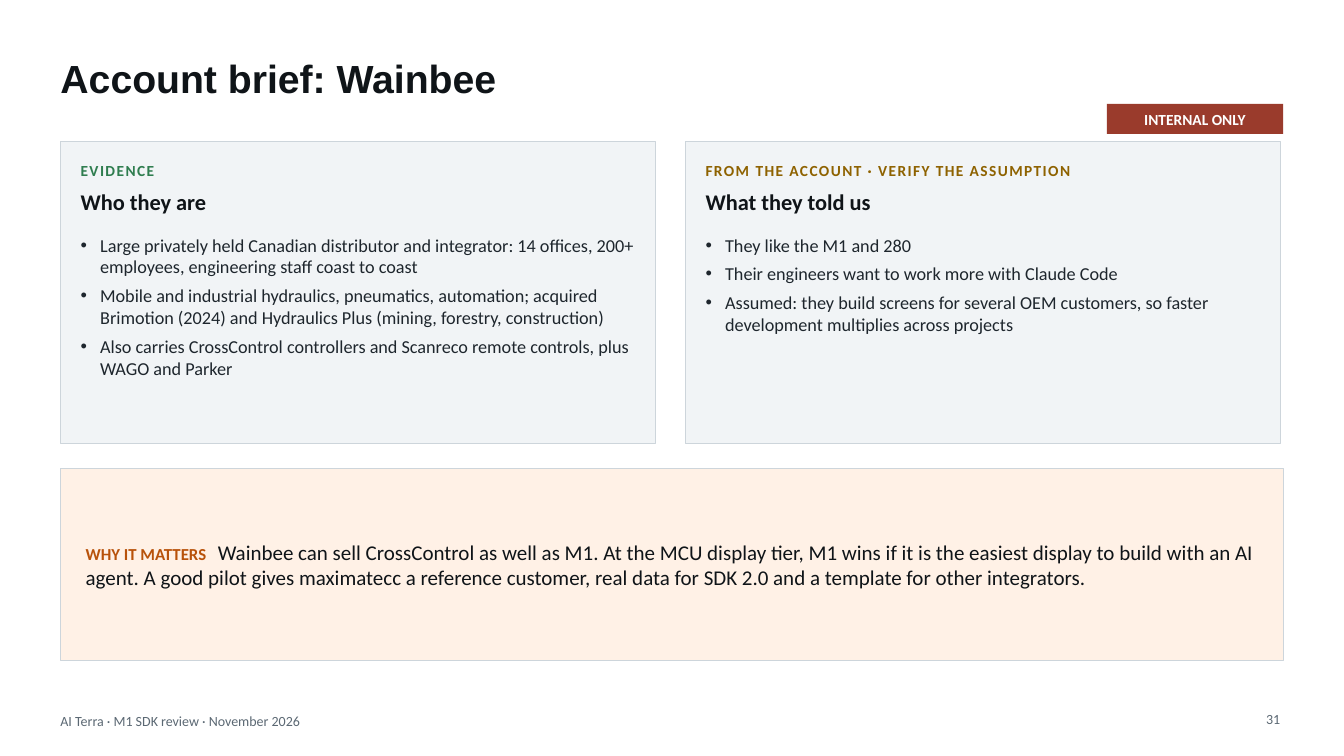
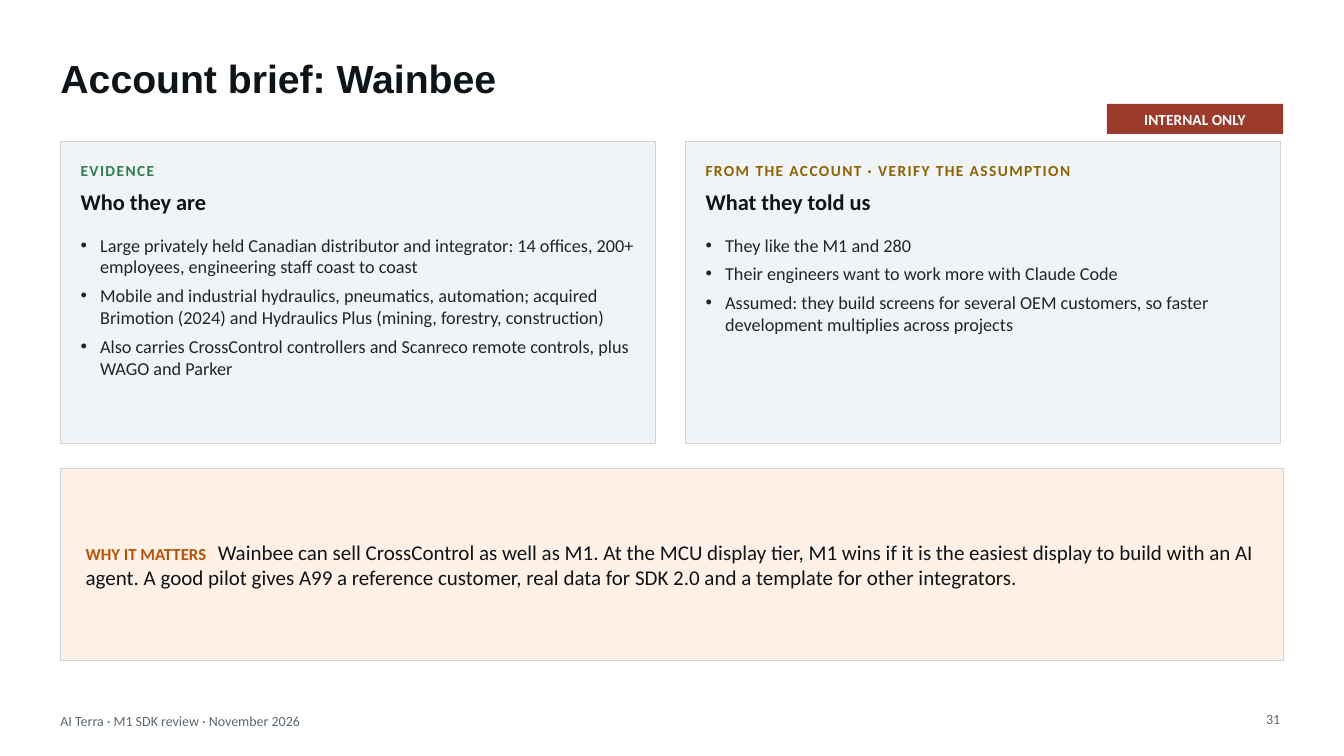
Before and after one commit to Raul-dot-valdez/max, a slide deck: slide 31 of docs/strategy/M1-SDK-review.pptx. Drawn at 1344x756 pixels with LibreOffice and Linux fonts; fonts in the diff are those of the drawing. Boxes give left, top, right and bottom in pixels: in the first picture for what was removed or moved away, otherwise in the second. Text is boxed around its words. In the diff, an @@ line names an element or a change of style, - is before the commit and + after.

```diff
--- a/docs/strategy/M1-SDK-review.pptx
+++ b/docs/strategy/M1-SDK-review.pptx
@@ text at (x1=86, y1=545, x2=1252, y2=589): text changed @@
-WHY IT MATTERS Wainbee can sell CrossControl as well as M1. At the MCU display tier, M1 wins if it is the easiest display to build with an AI agent. A good pilot gives maximatecc a reference customer, real data for SDK 2.0 and a template for other integrators.
+WHY IT MATTERS Wainbee can sell CrossControl as well as M1. At the MCU display tier, M1 wins if it is the easiest display to build with an AI agent. A good pilot gives A99 a reference customer, real data for SDK 2.0 and a template for other integrators.
```
Also in this commit, not shown: 15 other slides changed, 19 other files.
